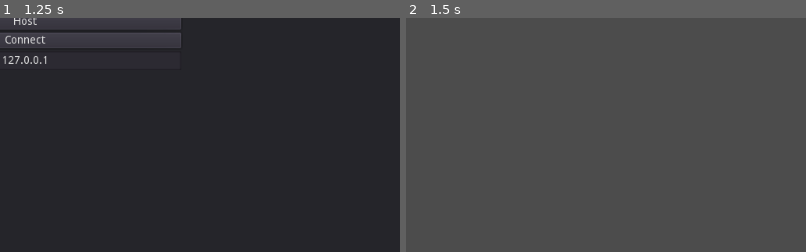
Above: before the commit, frames 1-2 (left to right).
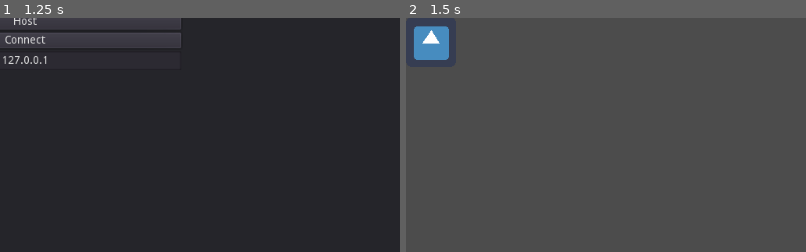
Above: after the commit, the same moments.

Repository: ACG8/project-spellbound
Game: Godot game, scene res://Root.tscn
Same seed, same stepped clock (60 frames per second), same inputs: the game is played once before the commit and once after it. The engine's default icon, where the game draws it, is replaced by a stand-in: a white triangle on a blue panel in a dark square.
Inputs (mouse positions are % of the whole screen's width and height, from its top left):
- Up to frame 1 (1.25 s): tap Enter at 0.5 s; move the mouse to (72, 45) at 0.52 s; press the mouse at (72, 45) at 0.53 s
- Up to frame 2 (1.5 s): release the mouse at (72, 45) at 1.25 s; click "Host" at 1.25 s
The pictures show only the part of the screen within x 47-97%, y 45-95%; the shares and areas given below are measured in that part.

Frame 1 is identical in both runs. In frame 2, 1.3% of the frame differs, in the area x 2-11%, y 3-18%.

Commit message:
Implemented networked movement

Diff:
--- a/Arena.gd
+++ b/Arena.gd
@@ -2,29 +2,36 @@
 
 
 export (PackedScene) var packed_client_agent
-export (PackedScene) var packed_server_agent
 export (PackedScene) var packed_player_controller
+export (PackedScene) var packed_peer_controller
 
 
 func _ready():
 	var _err = Network.connect("joined_server", self, "_on_Network_joined_server")
 	_err = Network.connect("peer_connected", self, "_on_Network_peer_connected")
+	_err = Network.connect("finished_server_setup", self, "_on_Network_finished_server_setup")
 
 
 func _on_Network_joined_server(id):
-	var active_player = packed_client_agent.instance()
+	var active_player: Node = packed_client_agent.instance()
 	var controller = packed_player_controller.instance()
 	active_player.controller = controller
 	active_player.add_child(controller)
 	active_player.activate_camera()
 	active_player.name = str(id)
-	active_player.set_network_mode()
+	active_player.set_network_master(id)
 	add_child(active_player)
 
 
 func _on_Network_peer_connected(id):
-	# TODO: Different behavior for server
-	var peer = packed_client_agent.instance()
-	peer.controller = PeerController.new()
+	var peer: Node = packed_client_agent.instance()
+	var controller = packed_peer_controller.instance()
+	peer.controller = controller
+	peer.add_child(controller)
 	peer.name = str(id)
+	peer.set_network_master(id)
 	add_child(peer)
+
+
+func _on_Network_finished_server_setup():
+	_on_Network_joined_server(get_tree().get_network_unique_id())
--- a/Root.tscn
+++ b/Root.tscn
@@ -1,9 +1,10 @@
-[gd_scene load_steps=6 format=2]
+[gd_scene load_steps=7 format=2]
 
 [ext_resource path="res://networking/OptionsList.gd" type="Script" id=1]
 [ext_resource path="res://agents/client/PlayerController.tscn" type="PackedScene" id=2]
 [ext_resource path="res://Arena.gd" type="Script" id=3]
 [ext_resource path="res://agents/client/ClientAgent.tscn" type="PackedScene" id=4]
+[ext_resource path="res://agents/client/PeerController.tscn" type="PackedScene" id=5]
 [ext_resource path="res://networking/Lobby.gd" type="Script" id=6]
 
 [node name="Root" type="Node"]
@@ -62,3 +63,4 @@
 script = ExtResource( 3 )
 packed_client_agent = ExtResource( 4 )
 packed_player_controller = ExtResource( 2 )
+packed_peer_controller = ExtResource( 5 )
--- a/agents/client/PeerController.gd
+++ b/agents/client/PeerController.gd
@@ -2,8 +2,4 @@
 extends AgentController
 
 
-var destination = null
-
-
-slave func update_destination(new_destination):
-	destination = new_destination
+slave var destination = null
--- /dev/null
+++ b/agents/client/PeerController.tscn
@@ -0,0 +1,6 @@
+[gd_scene load_steps=2 format=2]
+
+[ext_resource path="res://agents/client/PeerController.gd" type="Script" id=1]
+
+[node name="Controller" type="Node2D"]
+script = ExtResource( 1 )
--- a/agents/client/PlayerController.gd
+++ b/agents/client/PlayerController.gd
@@ -2,11 +2,14 @@
 extends AgentController
 
 
-onready var agent : KinematicBody2D = get_parent()
 var destination = null
+
+
+master func update_destination(new_destination):
+	destination = new_destination
 
 
 func _unhandled_input(_event):
 	if Input.is_action_pressed("ui_leftclick"):
 		destination = get_global_mouse_position()
-		rpc("update_destination", destination)
+		rset("destination", destination)
